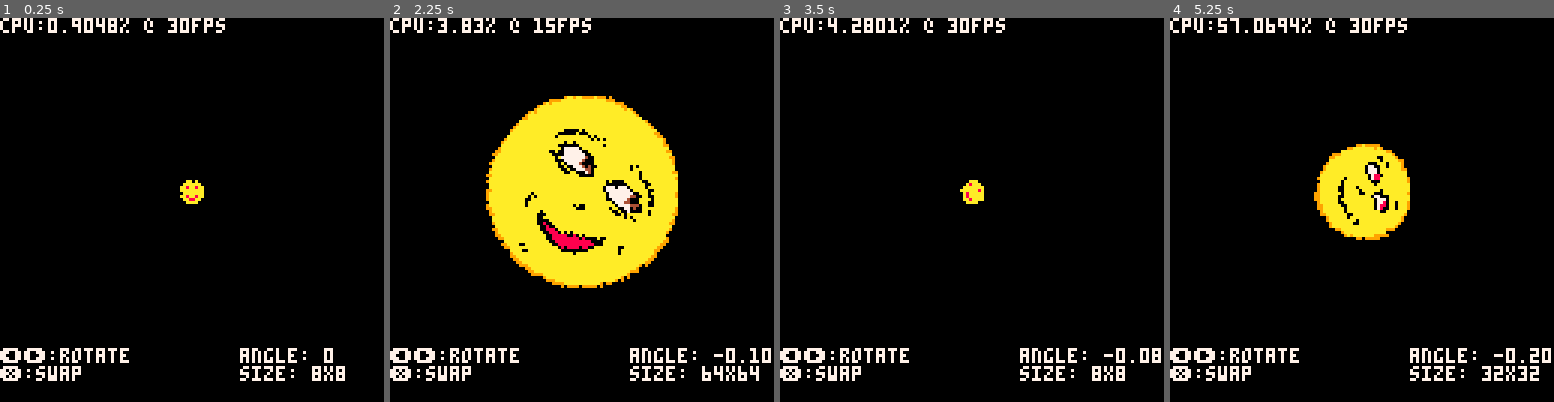
Above: before the commit, frames 1-4 (left to right).
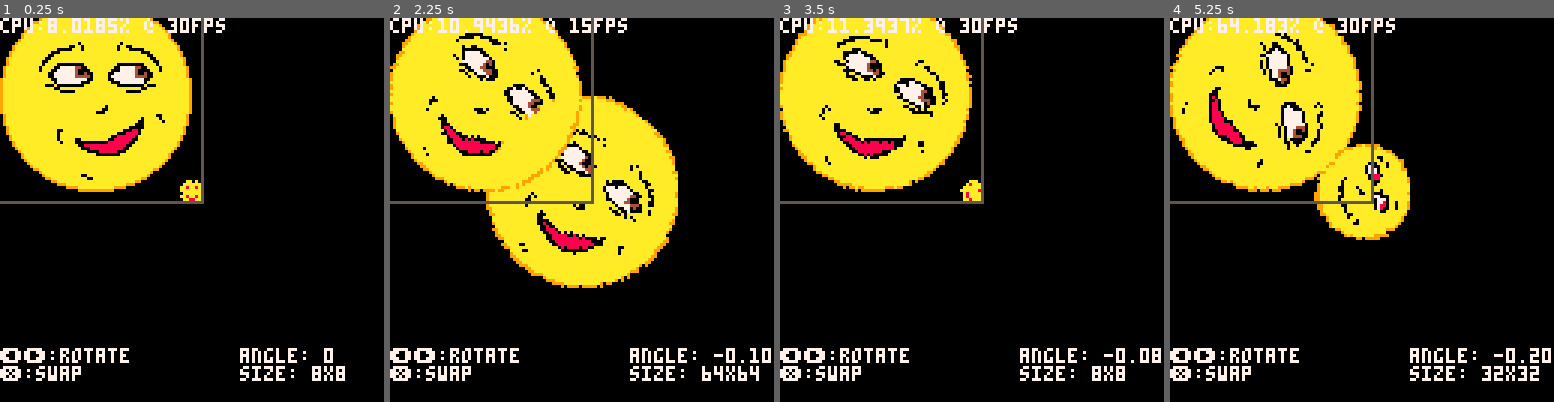
Above: after the commit, the same moments.

Repository: sthilaid/pico-8-carts
Game: PICO-8 cartridge rotate-sprite.p8
Two runs of this game, one before a commit and one after it. Both use one fixed random seed, a clock stepped at 60 frames per second and the inputs below.
Inputs:
- Up to frame 1 (0.25 s): no input
- Up to frame 2 (2.25 s): tap X (X key) at 0.33, 1.07, 1.85 s; hold Right 1.6-2.1 s
- Up to frame 3 (3.5 s): hold Right 2.47-3.03 s; tap X (X key) at 2.97 s; hold Left from 3.08 s (still down)
- Up to frame 4 (5.25 s): release Left at 3.58 s; hold Right 4.02-4.68 s; tap X (X key) at 4.08, 5.2 s; hold Left from 5.08 s (still down)

The runs differ from the first frame. In frame 1, 18% of the frame differs, in the area x 0-54%, y 0-49%; in frame 2, 15%; in frame 3, 18%, in the area x 0-62%, y 0-49%; in frame 4, 18%.

Commit message:
started new carts, bounce is balls bouncing around and pkulls will be a pirate game!

Diff:
--- /dev/null
+++ b/bounce.p8
@@ -0,0 +1,60 @@
+pico-8 cartridge // http://www.pico-8.com
+version 35
+__lua__
+balls={}
+function make_ball()
+  return {x=rnd(128),
+          y=rnd(128),
+          vx=rnd(50)-25,
+          vy=0,--rnd(100)-50,
+          col=rnd(15),
+          r=4,
+          }
+end
+
+function _init()
+	for x=0,20 do
+	  add(balls, make_ball())
+	end
+end
+
+gravity=10
+elast=0.8
+dt=1/30
+function _update()
+  if btnp(0) then
+    for b in all(balls) do
+      b.vx = -b.vx
+    end
+  end
+  if btnp(1) then
+    for b in all(balls) do
+      gravity = -gravity
+    end
+  end
+  for b in all(balls) do
+    b.vy = b.vy + gravity*dt
+    if b.x < b.r or b.x > 128-b.r then
+      b.vx = -elast*b.vx
+    end
+    if b.y < b.r or b.y > 128-b.r then
+      b.vy = -elast*b.vy
+    end
+    b.x = b.x + b.vx * dt
+    b.y = b.y + b.vy * dt
+  end
+end
+
+function _draw()
+  cls(0)
+  for b in all(balls) do
+    circfill(b.x, b.y, b.r, b.col)
+  end
+end
+__gfx__
+00000000000000000000000000000000000000000000000000000000000000000000000000000000000000000000000000000000000000000000000000000000
+00000000000000000000000000000000000000000000000000000000000000000000000000000000000000000000000000000000000000000000000000000000
+00700700000000000000000000000000000000000000000000000000000000000000000000000000000000000000000000000000000000000000000000000000
+00077000000000000000000000000000000000000000000000000000000000000000000000000000000000000000000000000000000000000000000000000000
+00077000000000000000000000000000000000000000000000000000000000000000000000000000000000000000000000000000000000000000000000000000
+00700700000000000000000000000000000000000000000000000000000000000000000000000000000000000000000000000000000000000000000000000000
--- /dev/null
+++ b/pkulls.p8
@@ -0,0 +1,202 @@
+pico-8 cartridge // http://www.pico-8.com
+version 35
+__lua__
+
+-- main
+p={}
+wind={}
+waves={}
+windtrails={}
+next_windrail=0
+
+speed_mult=0.1
+max_speed=2
+rot_speed=0.01
+max_wind=5
+wave_sprites={4,5,6,5}
+wave_sprites_count=count(wave_sprites)
+
+function _init()
+   p=make_boat(64, 64)
+   wind={dir=rnd(1), str=rnd(max_wind)}
+   for i=1,30 do
+      add(waves, make_wave())
+   end
+end
+
+function _update()
+   update_inputs()
+   update_boat(p)
+   update_wind()
+   update_waves()
+   update_windtrails()
+end
+
+function _draw()
+   cls(12)
+   draw_waves()
+   draw_windtrails()
+   draw_rotated_tile(p.x, p.y, -p.dir, 0, 0, 1, false, 1)
+   draw_rotated_tile(p.x, p.y, -wind.dir, 2, 0, 1, false, 1)
+   print("wind: "..wind.dir.." "..wind.str)
+   print("p: "..p.speed.." "..p.dir.." "..p.v)
+end
+
+-->8
+-- inputs and controls
+function make_boat(x,y)
+   return {x=x, y=y, speed=0, v=0, dir=0}
+end
+function update_inputs()
+   if btn(0) then -- left
+      p.dir += rot_speed
+   elseif btn(1) then -- right
+      p.dir -= rot_speed
+   elseif btnp(2) then -- up
+      p.speed += 1
+   elseif btnp(3) then -- down
+      p.speed -= 1
+   end
+   p.dir = normalize_angle(p.dir)
+   p.speed = min(max_speed, max(0, p.speed))
+end
+
+function update_boat(boat)
+   delta_angle = shortest_angle_between_normalized(boat.dir, wind.dir)
+   if delta_angle > 0.25 then
+      boat.v = 0
+   else
+      boat.v = cos(delta_angle) * wind.str * boat.speed * speed_mult
+   end
+   boat.x += cos(boat.dir) * boat.v
+   boat.y += sin(boat.dir) * boat.v
+end
+
+-->8
+-- water and wind effects
+
+function make_wave()
+   speed = rnd(90)+60
+   return {x=rnd(128), y=rnd(128), state=0, substate=rnd(speed), speed=speed, lifetime=rnd(15)}
+end
+
+function update_waves()
+   for i=1,count(waves) do
+      w = waves[i]
+      w.substate += 1
+      if w.substate >= w.speed then
+         w.substate = 0
+         w.state += 1
+         if w.state >= w.lifetime then
+            waves[i] = make_wave()
+         end
+      end
+   end
+end
+
+function draw_waves()
+   for w in all(waves) do
+      spr(wave_sprites[w.state % wave_sprites_count +1], w.x, w.y)
+   end
+end
+
+function update_wind()
+   -- wind.dir = wind.dir + 0.001
+   -- if wind.dir > 1 then
+   --    wind.dir = 0
+   -- end
+end
+
+function make_windtrail()
+   add(windtrails, {x0=64+rnd(48)-24, y0=64+rnd(48)-24, life=0, length=0, maxlen=rnd(10)+3, maxdist=rnd(30)+15, dir=wind.dir})
+end
+
+function update_windtrails()
+   next_windrail -= 1
+   if next_windrail <=0 then
+      make_windtrail()
+      next_windrail = rnd(30)+30
+   end
+
+   toremove={}
+   trailcount = count(windtrails)
+   for i=1,trailcount do
+      w = windtrails[i]
+      if w.length >= w.maxdist then
+         add(toremove, i)
+      else
+         w.life +=1
+         mod = (max_wind - ceil(wind.str)) + 1
+         if w.life % mod == 0 then
+            w.length += 1
+         end
+      end
+   end
+   for i in all(toremove) do
+      deli(windtrails, i)
+   end
+end
+
+function draw_windtrails()
+   for w in all(windtrails) do
+      l0 = max(0, w.length - w.maxlen)
+      x0,y0 = w.x0 + cos(w.dir) * l0, w.y0 + sin(w.dir) * l0
+      x1,y1 = w.x0 + cos(w.dir) * w.length, w.y0 + sin(w.dir) * w.length
+      line(x0, y0, x1, y1, 6)
+   end
+end
+
+-->8
+-- utils
+function normalize_angle(a)
+   extra = flr(abs(a))
+   if a > 1 then
+      a -= extra
+   elseif a < 0 then
+      a += extra+1
+   end
+   return a
+end
+
+function shortest_angle_between_normalized(a1, a2)
+   if a1 > a2 then
+      a1,a2 = a2, a1
+   end
+   delta = a2 - a1
+   if delta < 0.5 then
+      return delta
+   else
+      return 1.0 - delta
+   end
+end
+
+-- @TheRoboZ https://www.lexaloffle.com/bbs/?pid=78451
+function draw_rotated_tile(x,y,rot,mx,my,w,flip,scale)
+  --print("draw_rotated_tile("..x..","..y..","..rot..","..mx..","..my..","..w..","..(flip and "true" or "false")..","..scale..")")
+  scale = scale or 1
+  w+=.8
+  local halfw, cx  = scale*-w/2, mx + w/2 -.4
+  local cs, ss, cy = cos(rot)/scale, -sin(rot)/scale, my-halfw/scale-.4
+  local sx, sy, hx, hy = cx + cs*halfw, cy - ss*halfw, w*(flip and -4 or 4)*scale, w*4*scale
+
+  --this just draw a bounding box to show the exact draw area
+  --rect(x-hx,y-hy,x+hx,y+hy,5)
+
+  for py = y-hy, y+hy do
+    tline(x-hx, py, x+hx, py, sx + ss*halfw, sy + cs*halfw, cs/8, -ss/8)
+    halfw+=1/8
+  end
+end
+
+
+__gfx__
+0000000000000000000f000000000000000000000000000000000000000000000000000000000000000000000000000000000000000000000000000000000000
+00000000000000000007f00000000000007700000000000000000000000000000000000000000000000000000000000000000000000000000000000000000000
+00700700445454400007700000000000070070000077000000770000000000000000000000000000000000000000000000000000000000000000000000000000
+00077000444444440004700000000000000000000700700007007000000000000000000000000000000000000000000000000000000000000000000000000000
+00077000444444440004700000000000000007700000077000000000000000000000000000000000000000000000000000000000000000000000000000000000
+00700700445454400007700000000000000070070000700700000770000000000000000000000000000000000000000000000000000000000000000000000000
+00000000000000000007f00000000000000000000000000000007007000000000000000000000000000000000000000000000000000000000000000000000000
+0000000000000000000f000000000000000000000000000000000000000000000000000000000000000000000000000000000000000000000000000000000000
+__map__
+0103020000000000000000000000000000000000000000000000000000000000000000000000000000000000000000000000000000000000000000000000000000000000000000000000000000000000000000000000000000000000000000000000000000000000000000000000000000000000000000000000000000000000
--- a/rotate-sprite.p8
+++ b/rotate-sprite.p8
@@ -39,6 +39,23 @@
    end
 end
 
+-- @TheRoboZ https://www.lexaloffle.com/bbs/?pid=78451
+function draw_rotated_tile(x,y,rot,mx,my,w,flip,scale)
+  scale = scale or 1
+  w+=.8
+  local halfw, cx  = scale*-w/2, mx + w/2 -.4
+  local cs, ss, cy = cos(rot)/scale, -sin(rot)/scale, my-halfw/scale-.4
+  local sx, sy, hx, hy = cx + cs*halfw, cy - ss*halfw, w*(flip and -4 or 4)*scale, w*4*scale
+
+  --this just draw a bounding box to show the exact draw area
+  rect(x-hx,y-hy,x+hx,y+hy,5)
+
+  for py = y-hy, y+hy do
+    tline(x-hx, py, x+hx, py, sx + ss*halfw, sy + cs*halfw, cs/8, -ss/8)
+    halfw+=1/8
+  end
+end
+
 -->8
 -- demo
 g_index=0
@@ -67,6 +84,8 @@
    g_prevAngle = g_angle
    local offset = 64-size*4
    spr(dst,offset,offset,size,size)
+   draw_rotated_tile(32,32,-g_angle,0,8,8,false,1)
+
    color(7)
    print("cpu:"..(stat(1)*100).."% @ "..stat(7).."fps",0,6)
    print("⬅️➡️:rotate",0,116)
@@ -139,3 +158,20 @@
 000000000000000000000000000000000000000000000000000000000000000000000000000999aaaaaaaaaaaaaaaaaaaa999000000000000000000000000000
 0000000000000000000000000000000000000000000000000000000000000000000000000000009999aaaaaaaaaaaa9999000000000000000000000000000000
 00000000000000000000000000000000000000000000000000000000000000000000000000000000009999999999990000000000000000000000000000000000
+__map__
+0304050631313131313131310000000000000000000000000000000000000000000000000000000000000000000000000000000000000000000000000000000000000000000000000000000000000000000000000000000000000000000000000000000000000000000000000000000000000000000000000000000000000000
+1314151631313131313131313100000000000000000000000000000000000000000000000000000000000000000000000000000000000000000000000000000000000000000000000000000000000000000000000000000000000000000000000000000000000000000000000000000000000000000000000000000000000000
+2324252631313131313131313100000000000000000000000000000000000000000000000000000000000000000000000000000000000000000000000000000000000000000000000000000000000000000000000000000000000000000000000000000000000000000000000000000000000000000000000000000000000000
+3334353631313131313131313100000000000000000000000000000000000000000000000000000000000000000000000000000000000000000000000000000000000000000000000000000000000000000000000000000000000000000000000000000000000000000000000000000000000000000000000000000000000000
+0000000031313131313131313100000000000000000000000000000000000000000000000000000000000000000000000000000000000000000000000000000000000000000000000000000000000000000000000000000000000000000000000000000000000000000000000000000000000000000000000000000000000000
+0000003131313131313131310000000000000000000000000000000000000000000000000000000000000000000000000000000000000000000000000000000000000000000000000000000000000000000000000000000000000000000000000000000000000000000000000000000000000000000000000000000000000000
+0000000000000000000031310000000000000000000000000000000000000000000000000000000000000000000000000000000000000000000000000000000000000000000000000000000000000000000000000000000000000000000000000000000000000000000000000000000000000000000000000000000000000000
+0721212121212121210000000000000000000000000000000000000000000000000000000000000000000000000000000000000000000000000000000000000000000000000000000000000000000000000000000000000000000000000000000000000000000000000000000000000000000000000000000000000000000000
+0708090a0b0c0d0e000000000000000000000000000000000000000000000000000000000000000000000000000000000000000000000000000000000000000000000000000000000000000000000000000000000000000000000000000000000000000000000000000000000000000000000000000000000000000000000000
+1718191a1b1c1d1e000000000000000000000000000000000000000000000000000000000000000000000000000000000000000000000000000000000000000000000000000000000000000000000000000000000000000000000000000000000000000000000000000000000000000000000000000000000000000000000000
+2728292a2b2c2d2e000000000000000000000000000000000000000000000000000000000000000000000000000000000000000000000000000000000000000000000000000000000000000000000000000000000000000000000000000000000000000000000000000000000000000000000000000000000000000000000000
+3738393a3b3c3d3e000000000000000000000000000000000000000000000000000000000000000000000000000000000000000000000000000000000000000000000000000000000000000000000000000000000000000000000000000000000000000000000000000000000000000000000000000000000000000000000000
+4748494a4b4c4d4e000000000000000000000000000000000000000000000000000000000000000000000000000000000000000000000000000000000000000000000000000000000000000000000000000000000000000000000000000000000000000000000000000000000000000000000000000000000000000000000000
+5758595a5b5c5d5e000000000000000000000000000000000000000000000000000000000000000000000000000000000000000000000000000000000000000000000000000000000000000000000000000000000000000000000000000000000000000000000000000000000000000000000000000000000000000000000000
+6768696a6b6c6d6e000000000000000000000000000000000000000000000000000000000000000000000000000000000000000000000000000000000000000000000000000000000000000000000000000000000000000000000000000000000000000000000000000000000000000000000000000000000000000000000000
+7778797a7b7c7d7e000000000000000000000000000000000000000000000000000000000000000000000000000000000000000000000000000000000000000000000000000000000000000000000000000000000000000000000000000000000000000000000000000000000000000000000000000000000000000000000000
